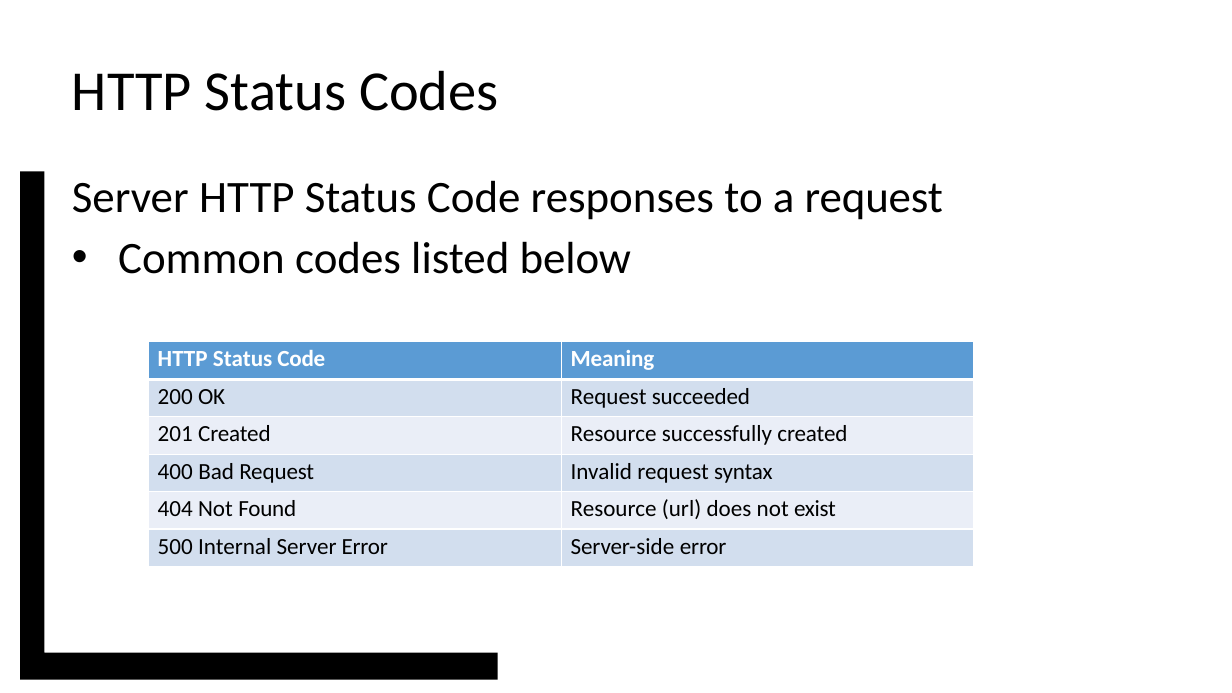
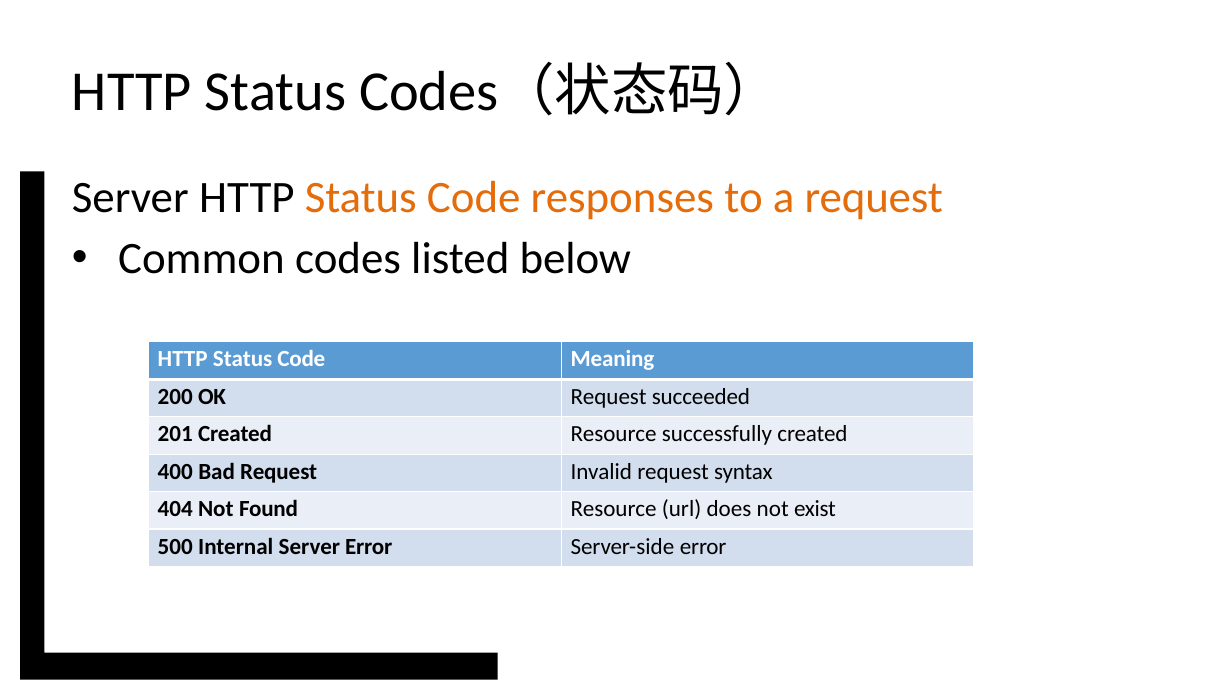
Before and after one commit to vcboy1/Leeds, a slide deck: slide 8 of 26fall/1850/Note/w1.8_s2.pptx. Drawn at 1232x693 pixels with LibreOffice and Linux fonts; fonts in the diff are those of the drawing; background and template pictures are left out. Boxes give left, top, right and bottom in pixels: in the first picture for what was removed or moved away, otherwise in the second. Text is boxed around its words. In the diff, an @@ line names an element or a change of style, - is before the commit and + after.

```diff
--- a/26fall/1850/Note/w1.8_s2.pptx
+++ b/26fall/1850/Note/w1.8_s2.pptx
@@ title at [72,63,780,116]: text changed @@
-HTTP Status Codes
+HTTP Status Codes（状态码）
@@ text at [72,180,943,220]: text colour #000000 to #E46C0A in "Status Code responses to a request" @@
@@ table at [149,342,975,567] @@
@@ bold on in "200 OK", "201 Created", "400 Bad Request", "404 Not Found" and 1 more places @@
```
Also in this commit, not shown: 12 other slides changed, 32 other files.
